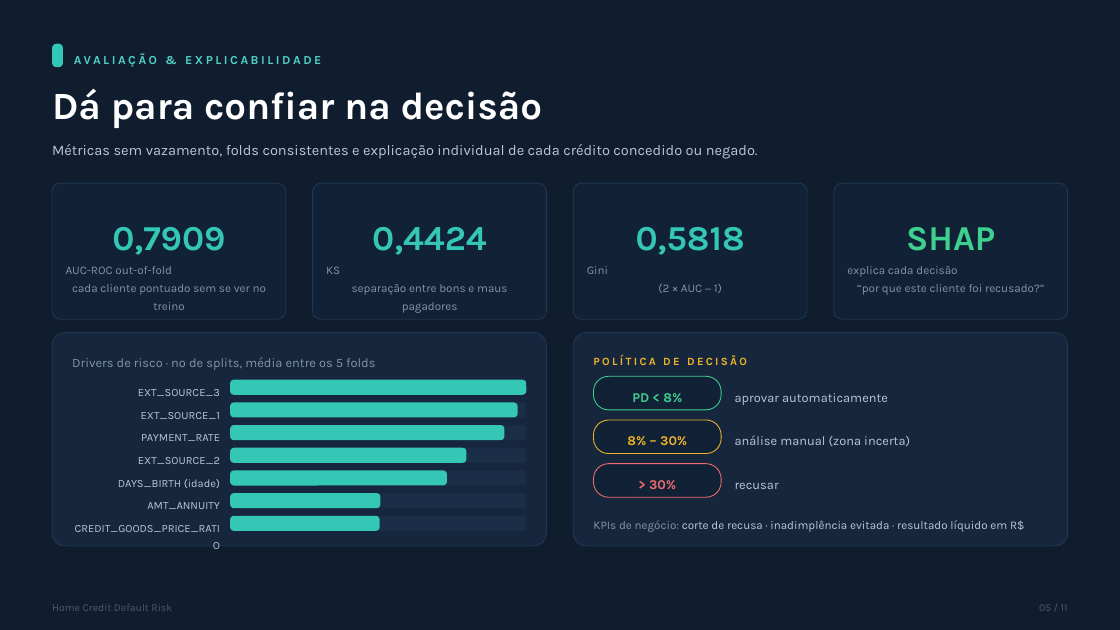
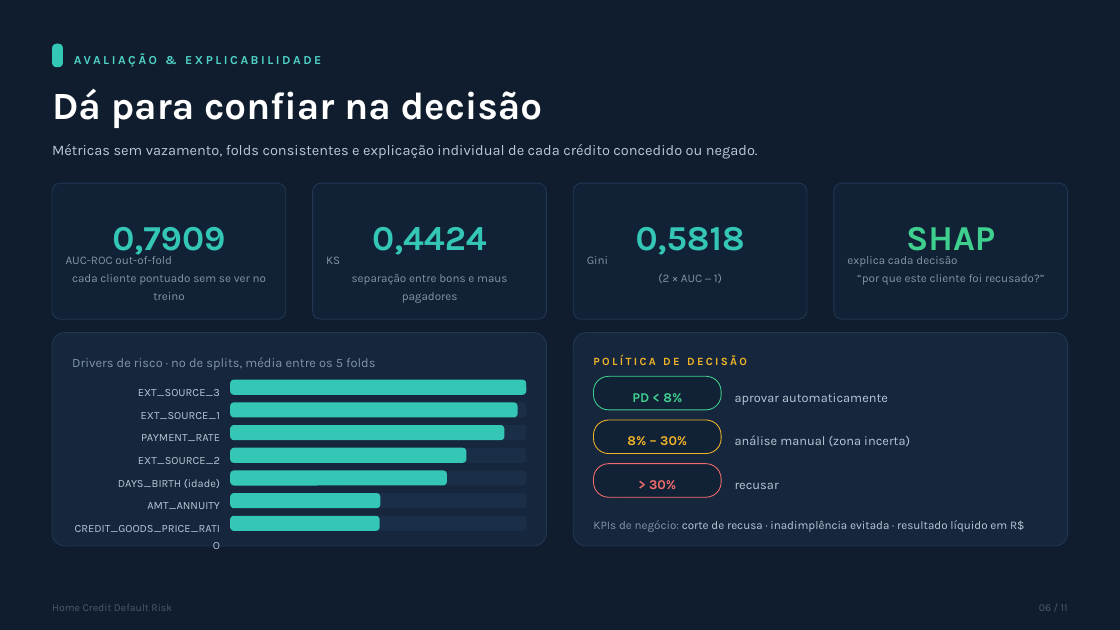
Before and after one commit to thiagobhte/CreditRisk, a slide deck: slide 6 of Apresentacao_Credit_Risk_v2.pptx (slide 5 before the commit). Drawn at 1120x630 pixels with LibreOffice and Linux fonts; fonts in the diff are those of the drawing. Boxes give left, top, right and bottom in pixels: in the first picture for what was removed or moved away, otherwise in the second. Text is boxed around its words. In the diff, an @@ line names an element or a change of style, - is before the commit and + after.

Commit message:
docs(apresentacao): arquitetura vira o slide 2 e corrige legenda fora do cartao
A arquitetura era a pagina 6; agora vem logo apos o problema de negocio,
para que a banca veja o mapa completo antes dos detalhes — todo slide
seguinte passa a ser um zoom em algo ja apresentado.

No slide de persistencia, a legenda dos cartoes de numero caia para fora
da caixa: o deslocamento era fixo em 56 px, calibrado para a fonte de 40 pt,
e os cartoes baixos usam 24 pt. Agora acompanha o corpo da fonte.

```diff
--- a/Apresentacao_Credit_Risk_v2.pptx
+++ b/Apresentacao_Credit_Risk_v2.pptx
@@ text "0,7909" rewrapped from (112,227,225,255) to (112,227,225,260) @@
@@ text "SHAP" rewrapped from (906,227,995,251) to (906,227,995,260) @@
@@ 4 texts: place and size @@
-4 texts at (66,266,1044,313)
+4 texts at (66,253,1044,303)
```
Also in this commit, not shown: 6 other slides changed, 1 other file.
